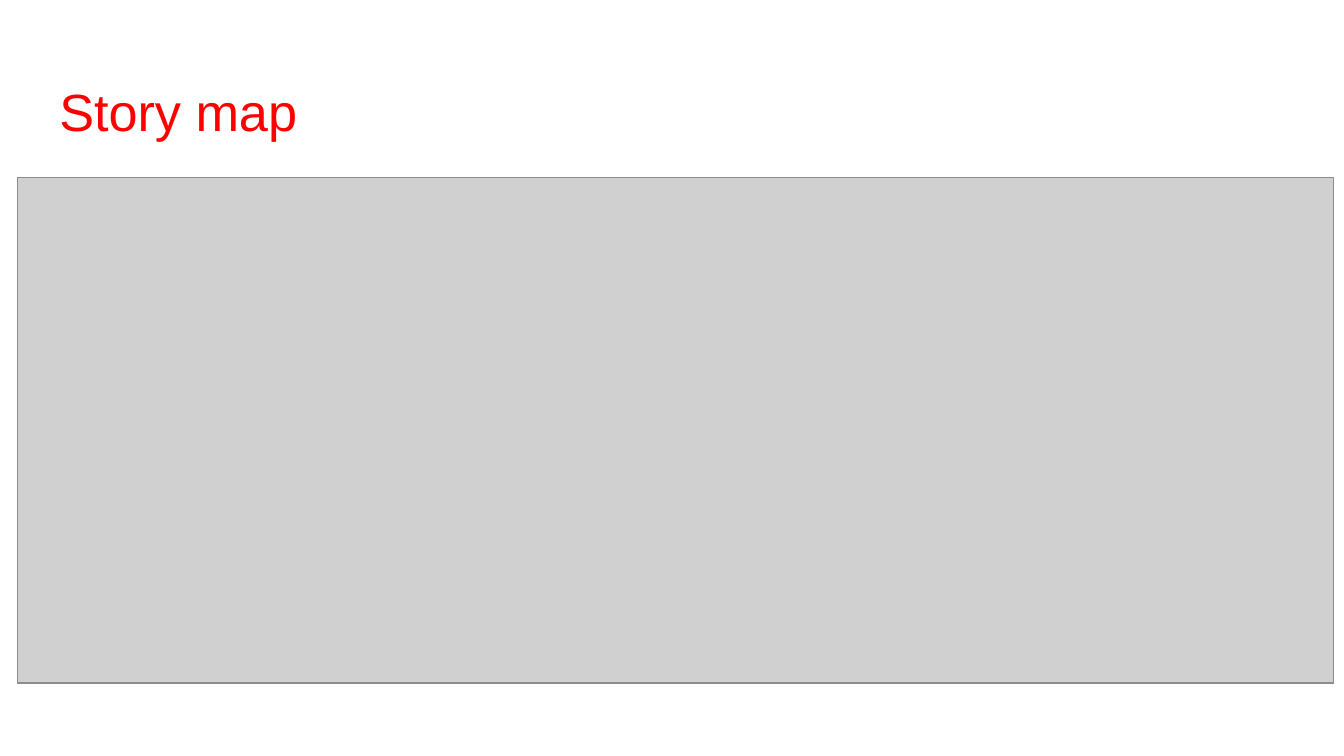
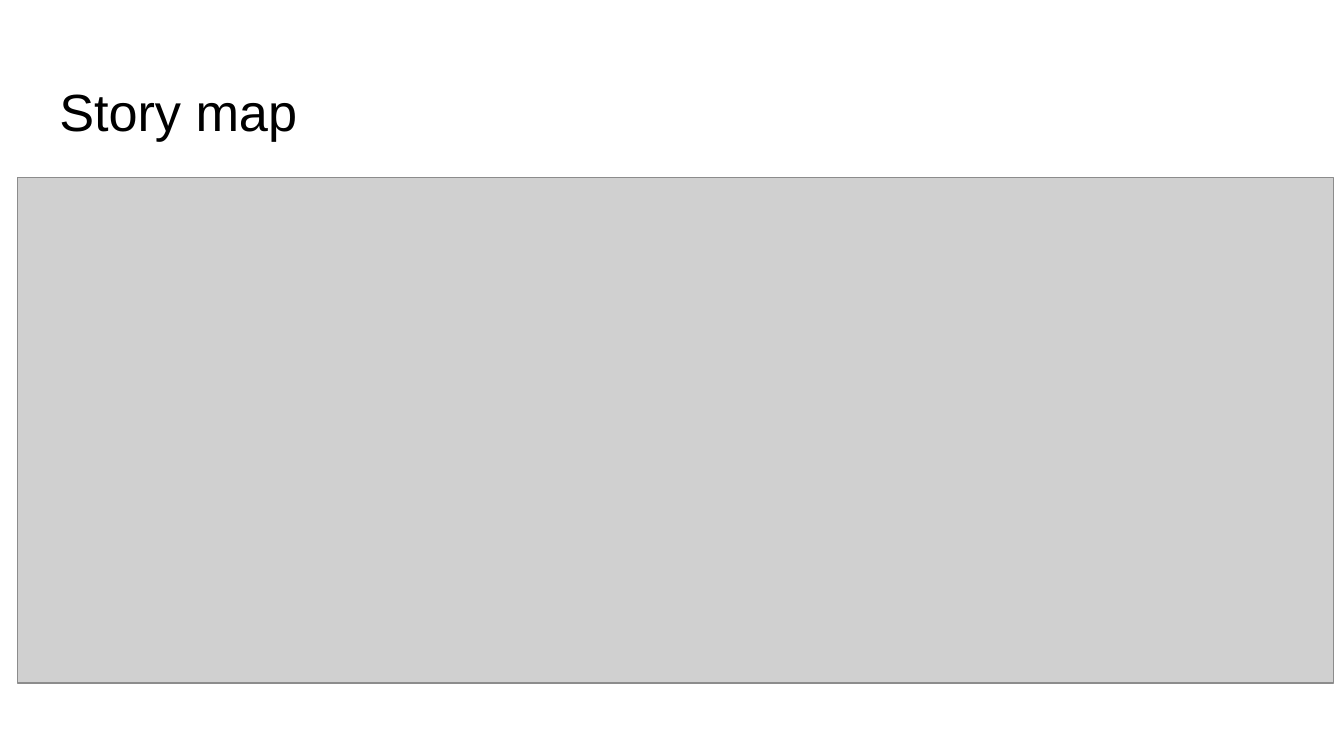
Before and after one commit to fanglores/Advanced-Software-Design, a slide deck: slide 7 of Practice Tasks/Task_3/Task 3.pptx. Drawn at 1344x756 pixels with LibreOffice and Linux fonts; fonts in the diff are those of the drawing; grey boxes stand for pictures. Boxes give left, top, right and bottom in pixels: in the first picture for what was removed or moved away, otherwise in the second. Text is boxed around its words. In the diff, an @@ line names an element or a change of style, - is before the commit and + after.

```diff
--- a/Practice Tasks/Task_3/Task 3.pptx
+++ b/Practice Tasks/Task_3/Task 3.pptx
@@ title "Story map" at <box>59,94,298,141</box>: text colour #FF0000 to #000000 @@
```
Also in this commit, not shown: 1 other slide changed, 2 other files.
